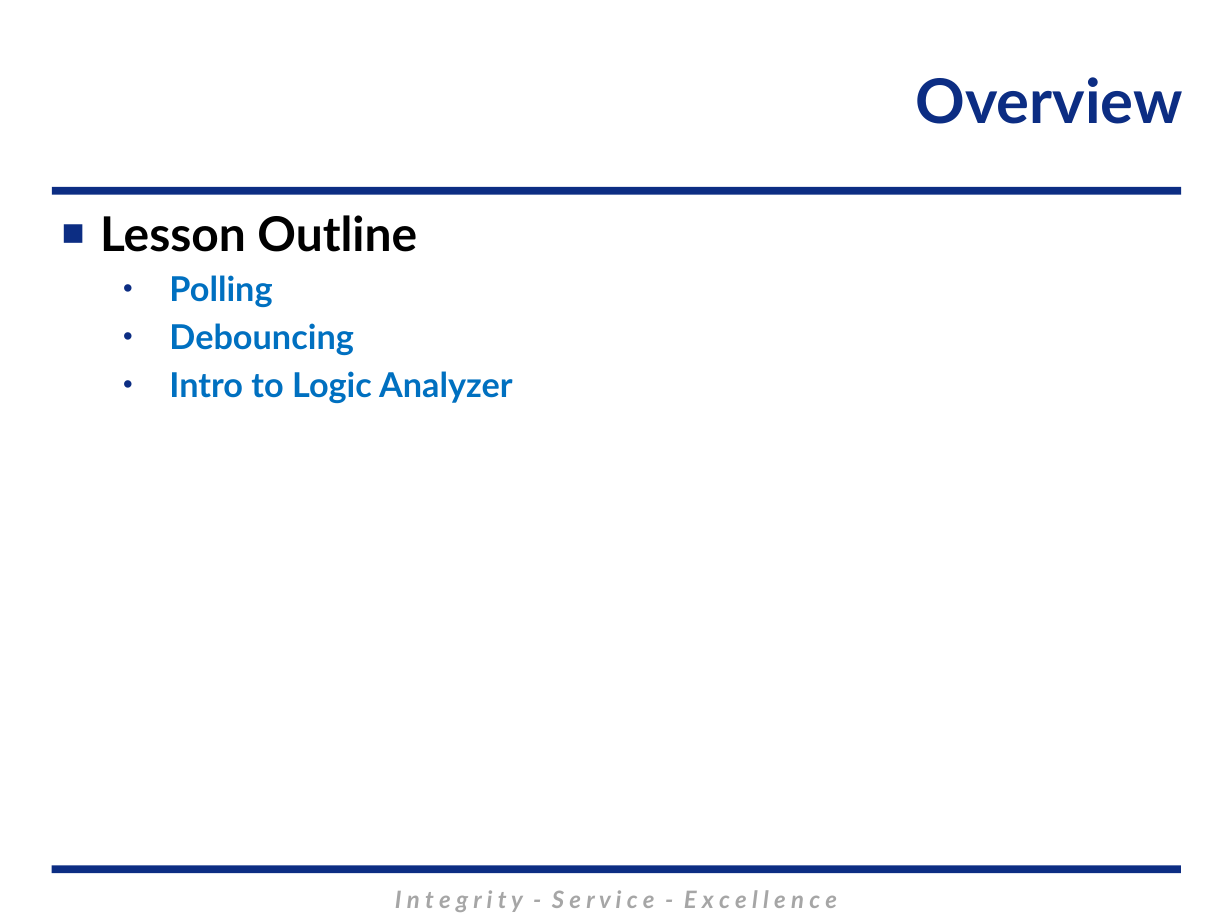
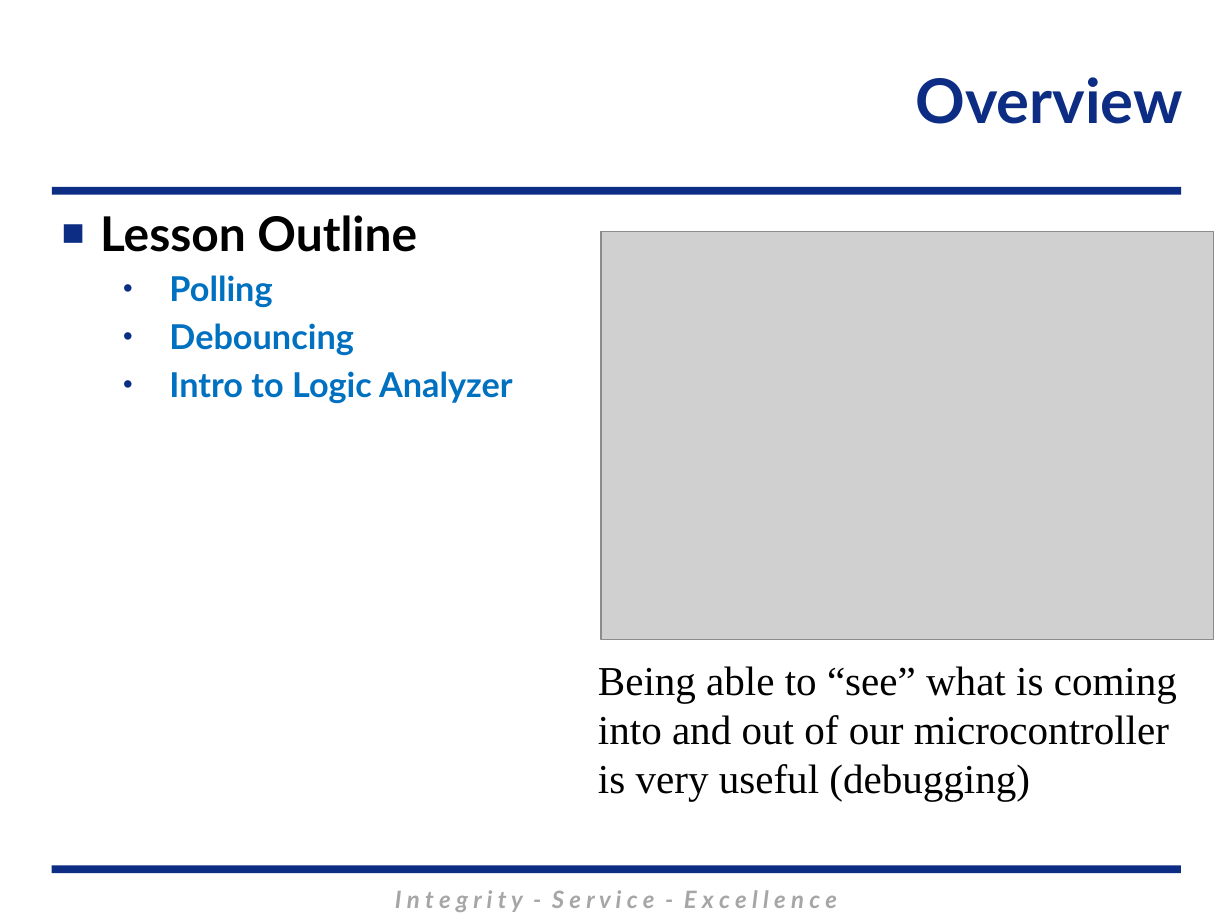
Before and after one commit to MarsUniversity/ECE382, a slide deck: slide 2 of source/lessons/lsn14-15/Lsn14-15.pptx. Drawn at 1232x924 pixels with LibreOffice and Linux fonts; fonts in the diff are those of the drawing; grey boxes stand for pictures; background and template pictures are left out. Boxes give left, top, right and bottom in pixels: in the first picture for what was removed or moved away, otherwise in the second. Text is boxed around its words. In the diff, an @@ line names an element or a change of style, - is before the commit and + after.

```diff
--- a/source/lessons/lsn14-15/Lsn14-15.pptx
+++ b/source/lessons/lsn14-15/Lsn14-15.pptx
@@ picture added at <box>601,232,1214,639</box> @@
@@ text added at <box>598,666,1177,801</box>, 24 pt, text #000000 @@
+Being able to “see” what is coming into and out of our microcontroller is very useful (debugging)
```
Also in this commit, not shown: 1 other slide changed, 6 slides removed, 8 other files.
